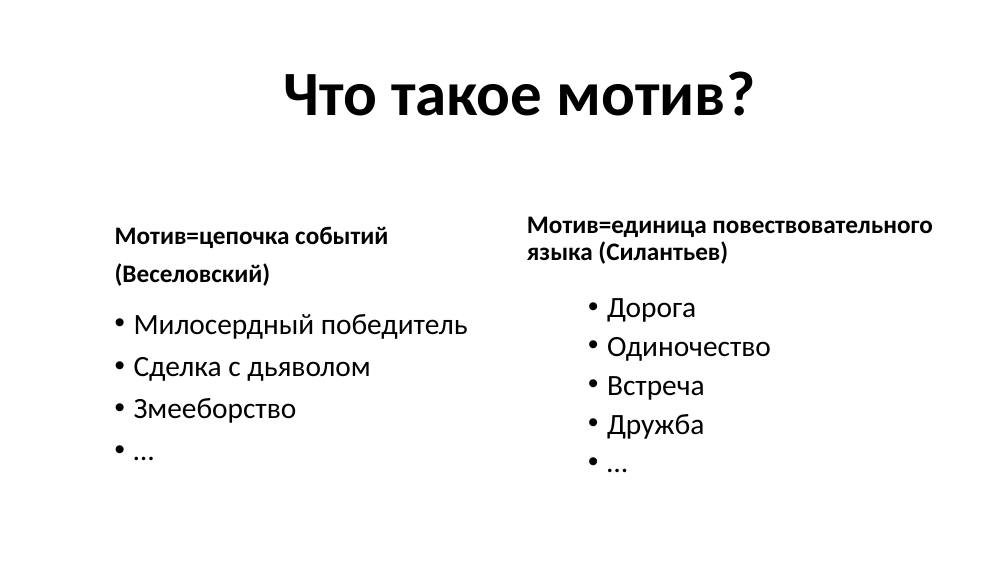
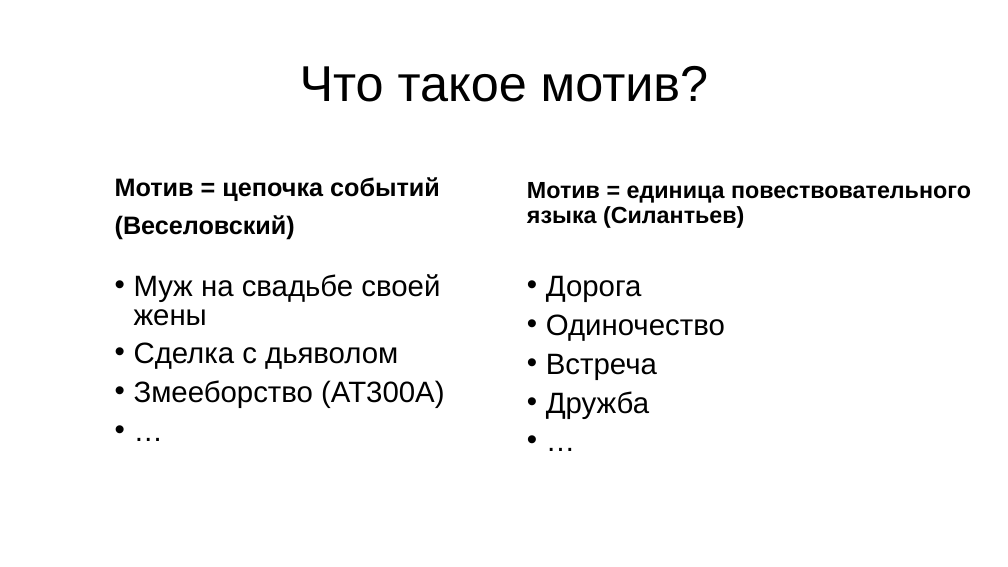
Before and after one commit to mtaktash/motive-grammar, a slide deck: slide 3 of slides/итоги грамматика мотива.pptx. Drawn at 1008x567 pixels with LibreOffice and Linux fonts; fonts in the diff are those of the drawing. Boxes give left, top, right and bottom in pixels: in the first picture for what was removed or moved away, otherwise in the second. Text is boxed around its words. In the diff, an @@ line names an element or a change of style, - is before the commit and + after.

```diff
--- a/slides/итоги грамматика мотива.pptx
+++ b/slides/итоги грамматика мотива.pptx
@@ title "Что такое мотив?": place and size @@
-title "Что такое мотив?" at [283, 71, 756, 116]
+title "Что такое мотив?" at [300, 66, 708, 102]
@@ title "Что такое мотив?" at [300, 66, 708, 102]: size 60 to 48 pt, font Calibri to Arial, bold off @@
@@ text "Мотив = цепочка событий": place and size @@
-text "Мотив = цепочка событий" at [115, 226, 388, 286]
+text "Мотив = цепочка событий" at [115, 177, 440, 240]
@@ text at [115, 177, 440, 201]: text changed; font Calibri to Arial @@
-Мотив=цепочка событий
+Мотив = цепочка событий
@@ text at [527, 182, 971, 228]: text changed; size 24 to 22.2 pt; font Calibri to Arial @@
-Мотив=единица повествовательного языка (Силантьев)
+Мотив = единица повествовательного языка (Силантьев)
@@ text at [115, 215, 295, 240]: font Calibri to Arial in "(Веселовский)" @@
@@ text "Муж на свадьбе своей жены": place and size @@
-text "Муж на свадьбе своей жены" at [134, 314, 468, 423]
+text "Муж на свадьбе своей жены" at [134, 274, 444, 408]
@@ text at [134, 274, 440, 326]: text changed; font Calibri to Arial @@
-• Милосердный победитель
+• Муж на свадьбе своей жены
@@ text "Дорога": place and size @@
-text "Дорога" at [607, 298, 771, 439]
+text "Дорога" at [546, 275, 725, 418]
@@ text "Дорога" at [546, 275, 725, 418]: font Calibri to Arial @@
@@ text at [134, 342, 398, 369]: font Calibri to Arial in "Сделка с дьяволом", "…"; line spacing 0.9 to 0.8 @@
@@ text at [134, 380, 444, 408]: text changed; font Calibri to Arial @@
-• Змееборство
+• Змееборство (AT300A)
```
Also in this commit, not shown: 11 other slides changed, 6 slides added, 1 other file.
